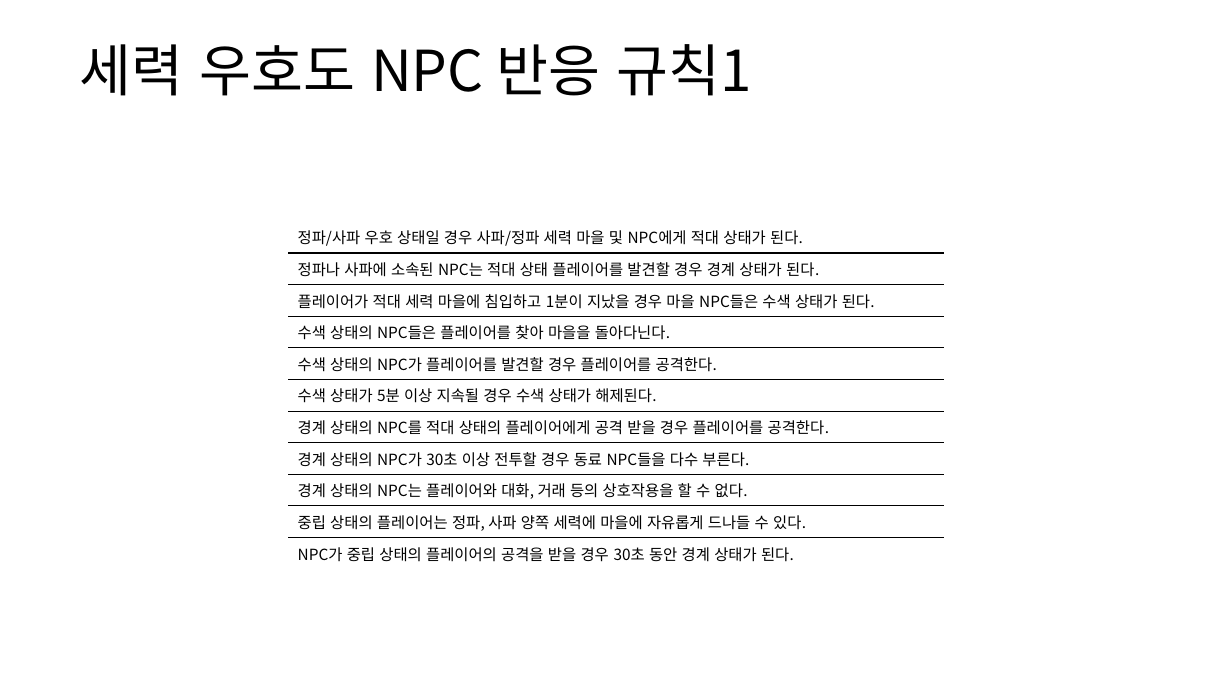
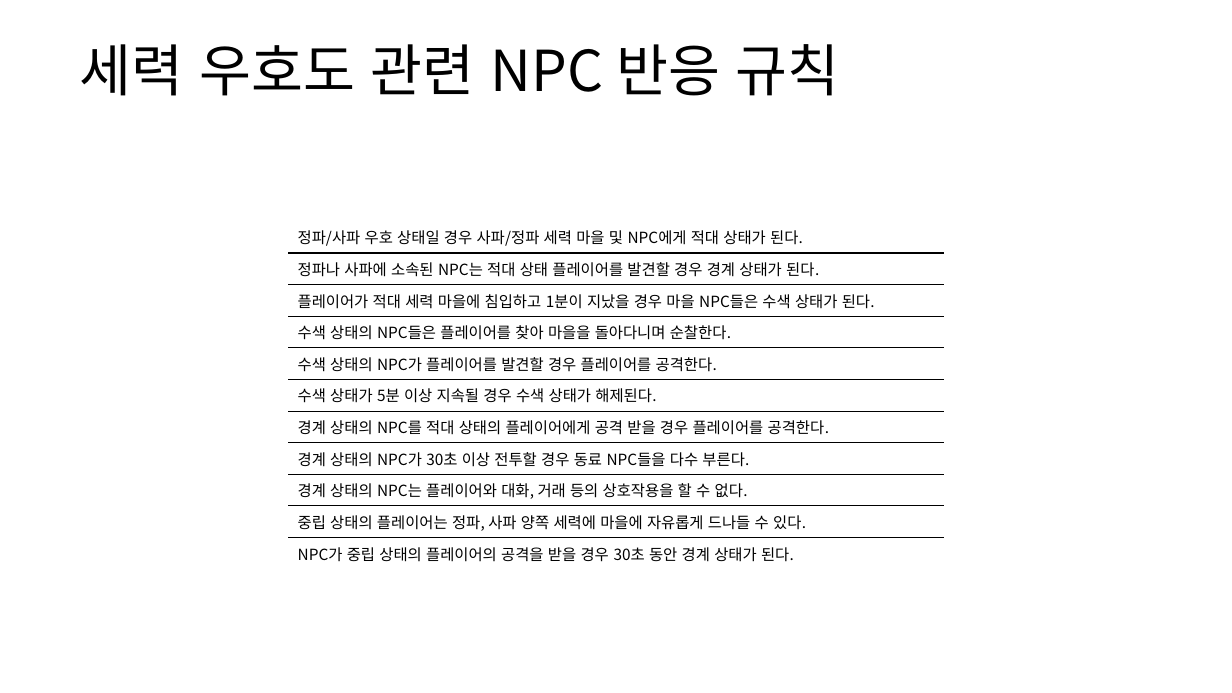
Before and after one commit to yjk0401/unityenginebasic_9th, a slide deck: slide 7 of 기획/방랑엽사전/세력 시스템 기획서.pptx. Drawn at 1232x693 pixels with LibreOffice and Linux fonts; fonts in the diff are those of the drawing. Boxes give left, top, right and bottom in pixels: in the first picture for what was removed or moved away, otherwise in the second. Text is boxed around its words. In the diff, an @@ line names an element or a change of style, - is before the commit and + after.

```diff
--- a/기획/방랑엽사전/세력 시스템 기획서.pptx
+++ b/기획/방랑엽사전/세력 시스템 기획서.pptx
@@ text at <box>79,44,840,96</box>: text changed @@
-세력 우호도 NPC 반응 규칙1
+세력 우호도 관련 NPC 반응 규칙
@@ table at <box>288,222,944,566</box> @@
-row 4, column 1: 수색 상태의 NPC들은 플레이어를 찾아 마을을 돌아다닌다.
+row 4, column 1: 수색 상태의 NPC들은 플레이어를 찾아 마을을 돌아다니며 순찰한다.
```
Also in this commit, not shown: 2 other slides changed, 1 slide added, 10 other files.
